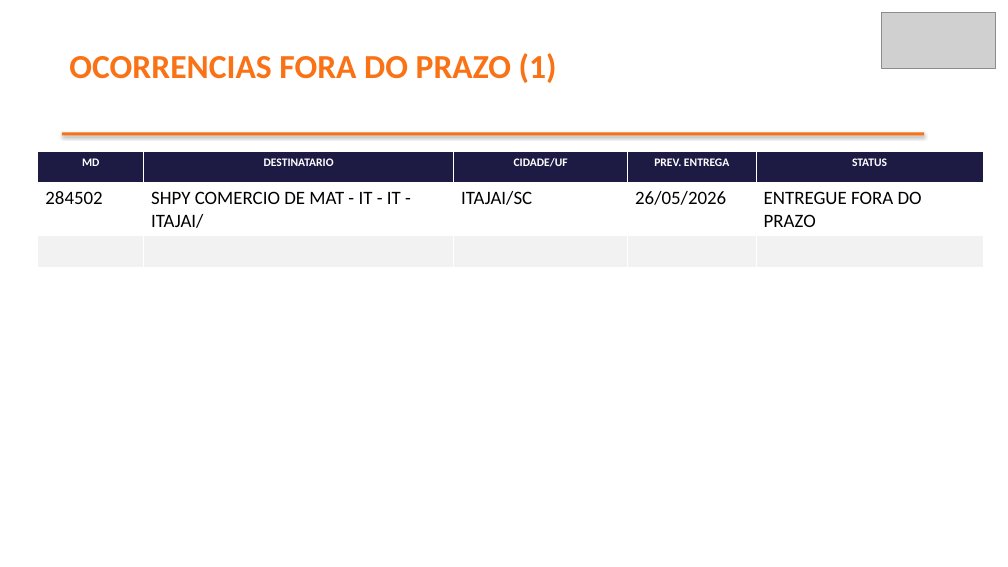
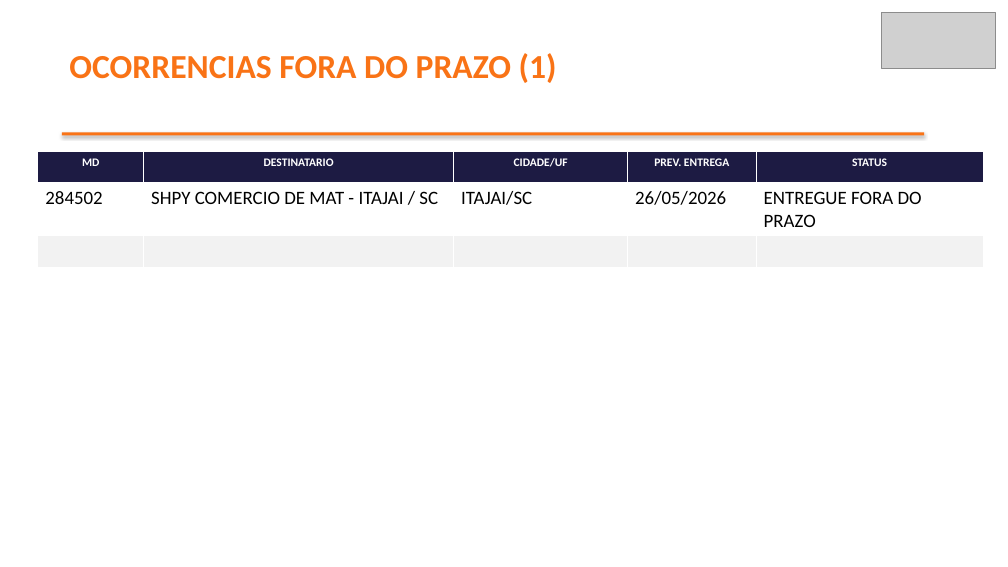
Before and after one commit to brendaelicia-sketch/PortoEX, a slide deck: slide 4 of pptx/maio_2026/SHPY_COMERCIO_DE_MATERIAL_ELET.pptx. Drawn at 1008x567 pixels with LibreOffice and Linux fonts; fonts in the diff are those of the drawing; grey boxes stand for pictures. Boxes give left, top, right and bottom in pixels: in the first picture for what was removed or moved away, otherwise in the second. Text is boxed around its words. In the diff, an @@ line names an element or a change of style, - is before the commit and + after.

```diff
--- a/pptx/maio_2026/SHPY_COMERCIO_DE_MATERIAL_ELET.pptx
+++ b/pptx/maio_2026/SHPY_COMERCIO_DE_MATERIAL_ELET.pptx
@@ table at (x1=38, y1=151, x2=983, y2=247) @@
-row 2, column 2: SHPY COMERCIO DE MAT - IT - IT - ITAJAI/
+row 2, column 2: SHPY COMERCIO DE MAT - ITAJAI / SC
```
Also in this commit, not shown: 4 other slides changed, 1 slide added, 1 slide removed.
